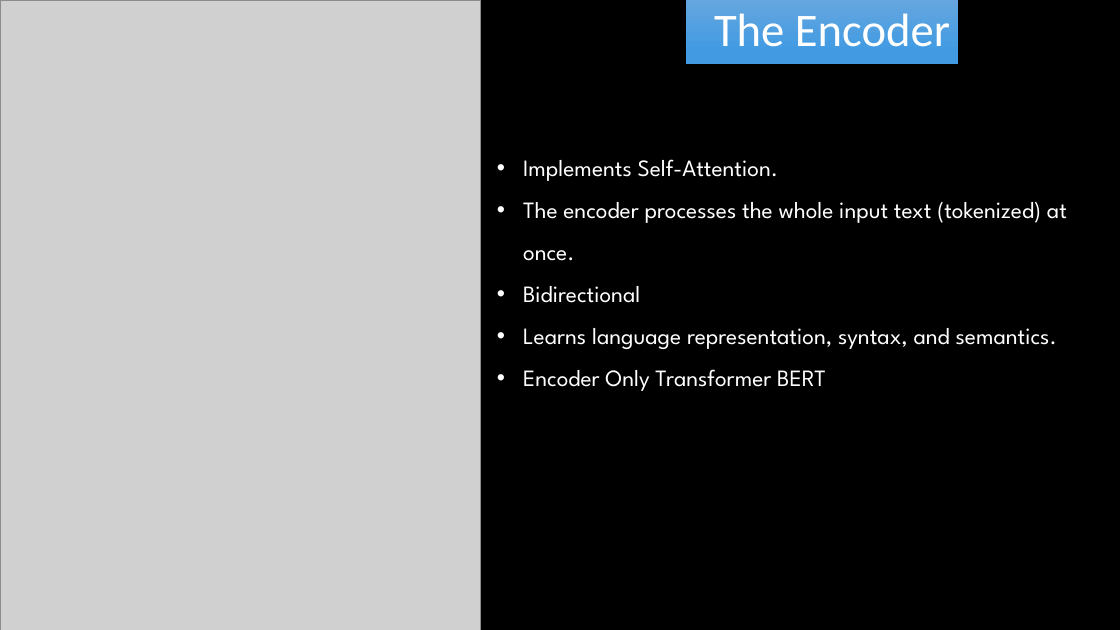
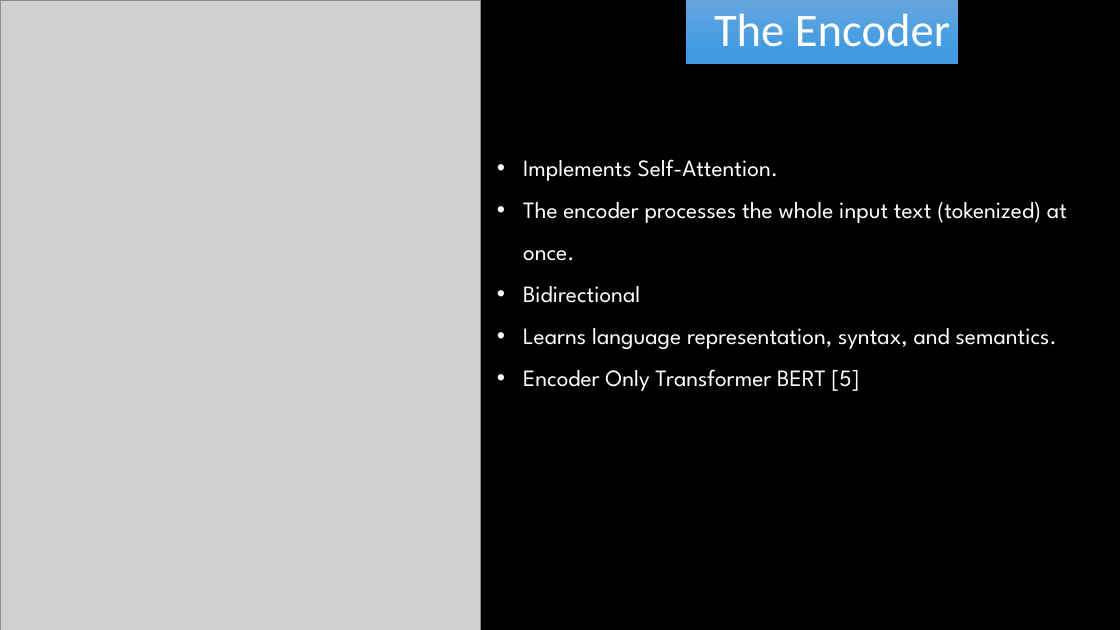
Before and after one commit to RayGone/Thesis, a slide deck: slide 8 of Proposal Defense Presentation.pptx (slide 7 before the commit). Drawn at 1120x630 pixels with LibreOffice and Linux fonts; fonts in the diff are those of the drawing; grey boxes stand for pictures; background and template pictures are left out. Boxes give left, top, right and bottom in pixels: in the first picture for what was removed or moved away, otherwise in the second. Text is boxed around its words. In the diff, an @@ line names an element or a change of style, - is before the commit and + after.

```diff
--- a/Proposal Defense Presentation.pptx
+++ b/Proposal Defense Presentation.pptx
@@ text at box(523, 369, 860, 391): text changed @@
-• Encoder Only Transformer BERT
+• Encoder Only Transformer BERT [5]
```
Also in this commit, not shown: 12 other slides changed, 6 slides added, 1 slide removed.
